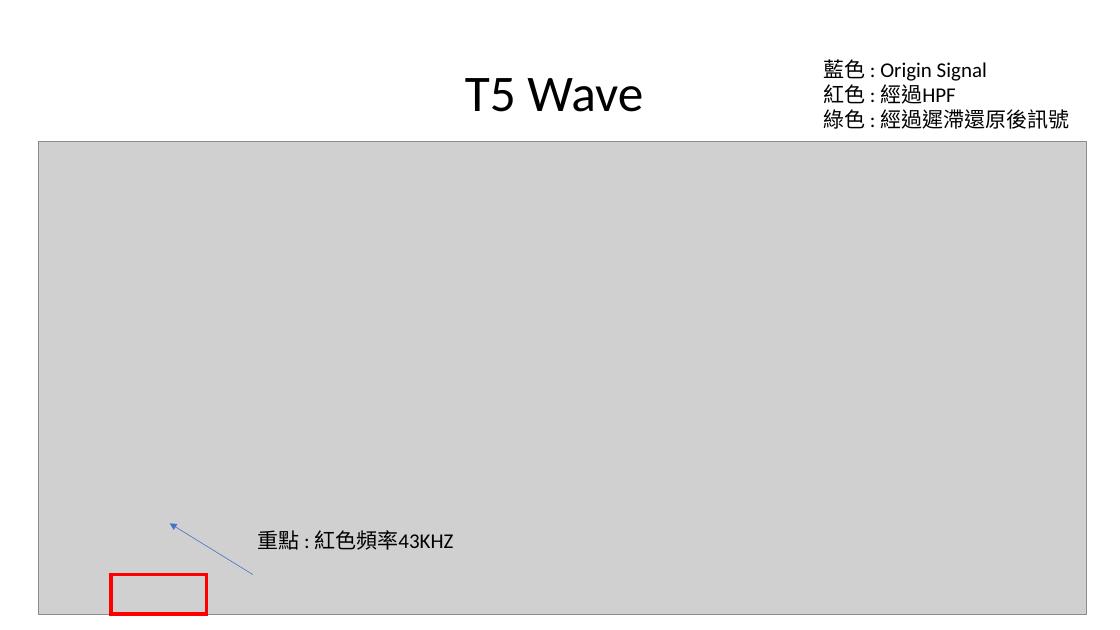
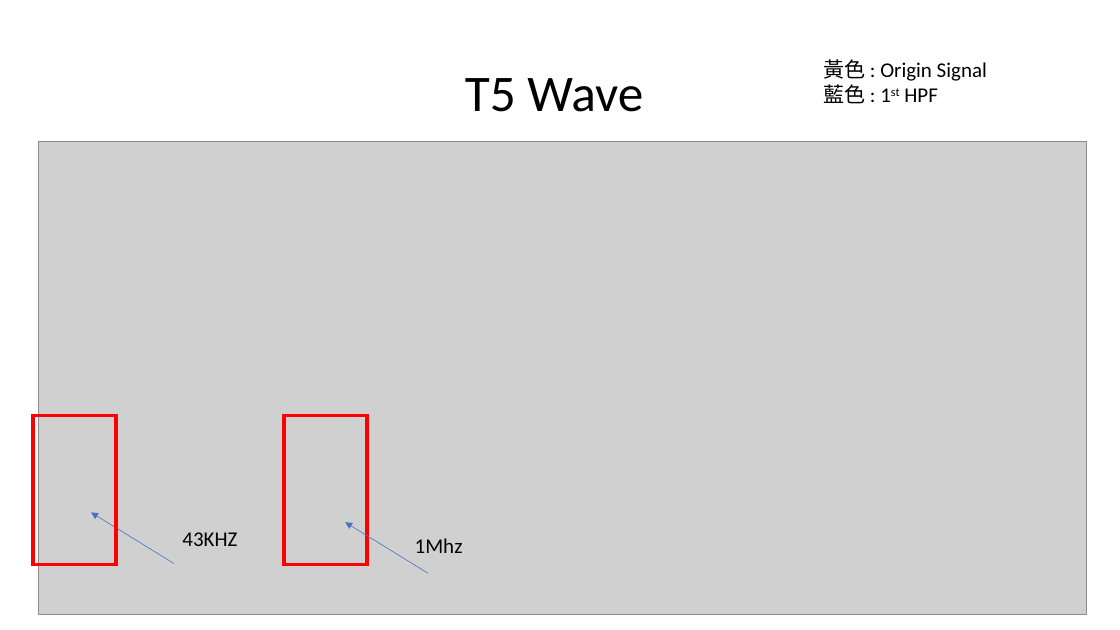
Before and after one commit to a0910281835/Summrary_PDF, a slide deck: slide 51 of Project_Summary_pdf/Project_Summary.pptx (slide 50 before the commit). Drawn at 1120x630 pixels with LibreOffice and Linux fonts; fonts in the diff are those of the drawing; grey boxes stand for pictures. Boxes give left, top, right and bottom in pixels: in the first picture for what was removed or moved away, otherwise in the second. Text is boxed around its words. In the diff, an @@ line names an element or a change of style, - is before the commit and + after.

```diff
--- a/Project_Summary_pdf/Project_Summary.pptx
+++ b/Project_Summary_pdf/Project_Summary.pptx
@@ text at bbox=[823, 59, 987, 104]: text changed @@
-藍色 : Origin Signal
-紅色 : 經過HPF
-綠色 : 經過遲滯還原後訊號
+黃色 : Origin Signal
+藍色 : 1st HPF
@@ rectangle: place and size @@
-rectangle at bbox=[111, 575, 207, 614]
+rectangle at bbox=[33, 416, 116, 565]
@@ rectangle added at bbox=[284, 416, 367, 565], outline #FF0000 3 pt @@
@@ arrow moved from (253, 575) - (170, 523) to (174, 564) - (91, 513) @@
@@ text at bbox=[182, 532, 237, 546]: text changed @@
-重點 : 紅色頻率43KHZ
+43KHZ
@@ arrow added from (429, 574) to (345, 523), #4472C4 0.5 pt @@
@@ text added at bbox=[415, 538, 463, 553], 18 pt, text #000000 @@
+1Mhz
```
Also in this commit, not shown: 6 other slides changed, 1 slide added.
